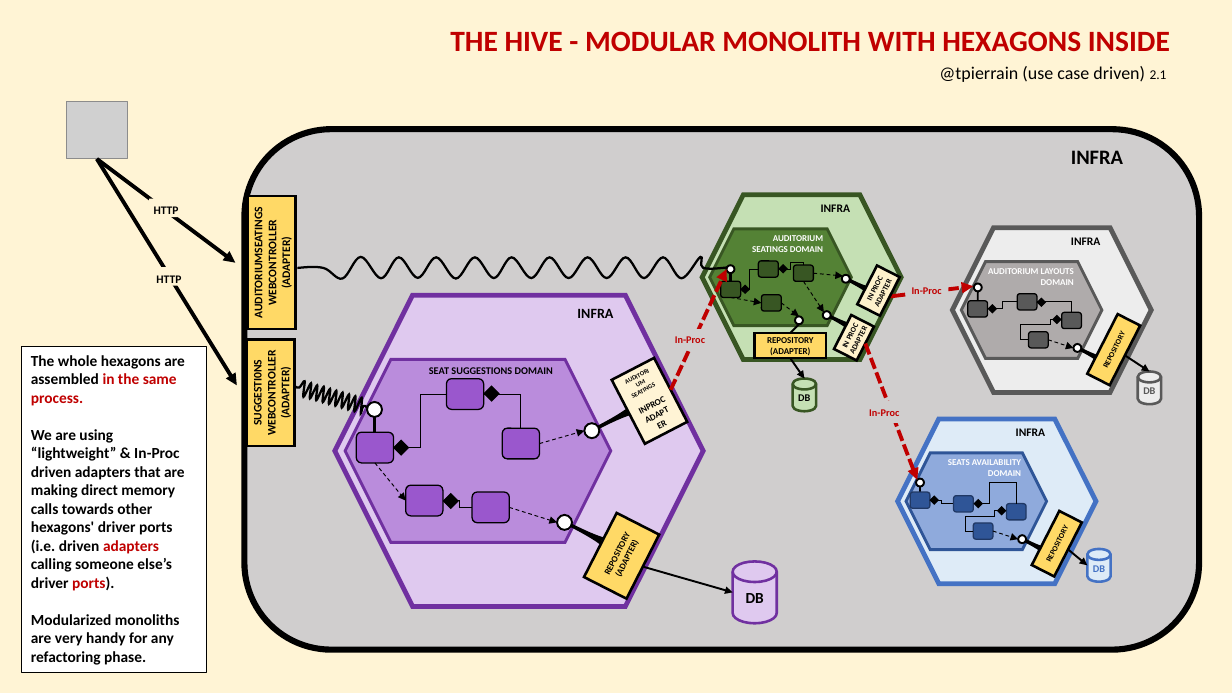
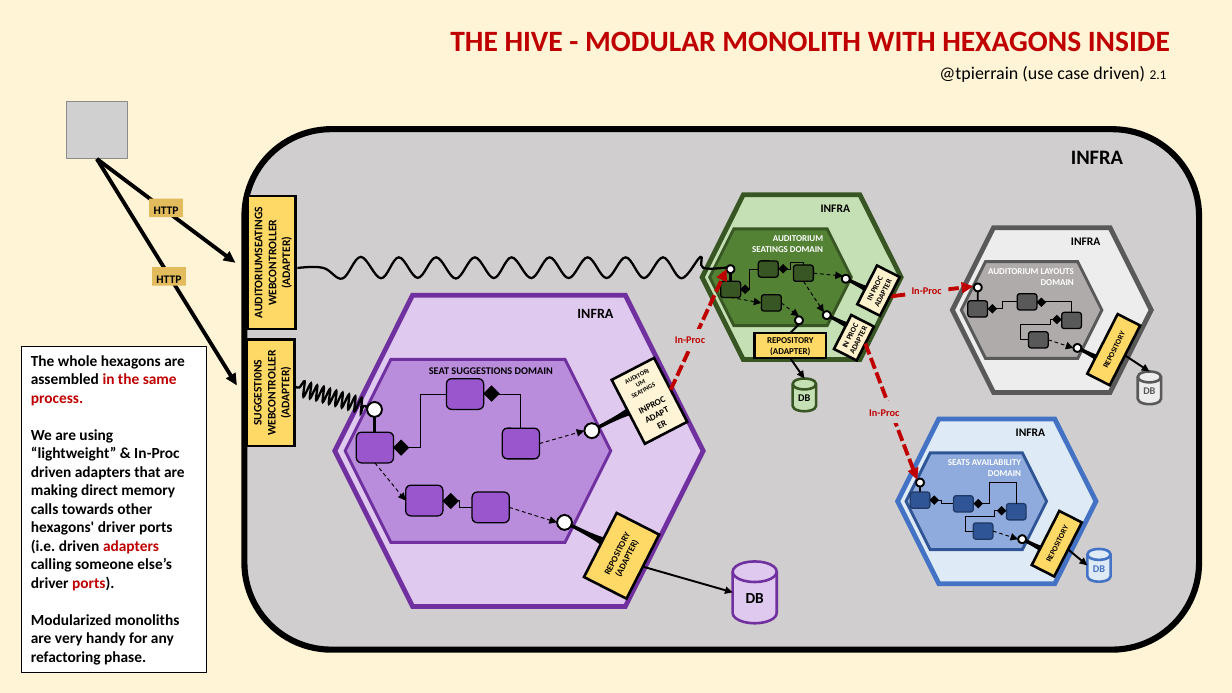
Before and after one commit to tpierrain/talk-hexagonal-and-beyond, a slide deck: slide 6 of HexagonalAndBeyond.pptx (slide 2 before the commit). Drawn at 1232x693 pixels with LibreOffice and Linux fonts; fonts in the diff are those of the drawing; grey boxes stand for pictures; background and template pictures are left out. Boxes give left, top, right and bottom in pixels: in the first picture for what was removed or moved away, otherwise in the second. Text is boxed around its words. In the diff, an @@ line names an element or a change of style, - is before the commit and + after.

```diff
--- a/HexagonalAndBeyond.pptx
+++ b/HexagonalAndBeyond.pptx
@@ rectangle "HTTP": place and size @@
-rectangle "HTTP" at (154, 206, 179, 218)
+rectangle "HTTP" at (149, 199, 183, 217)
@@ rectangle "HTTP" at (149, 199, 183, 217): fill none to #E2BB5C @@
@@ rectangle "HTTP": place and size @@
-rectangle "HTTP" at (156, 275, 181, 286)
+rectangle "HTTP" at (152, 267, 187, 286)
@@ rectangle "HTTP" at (152, 267, 187, 286): fill none to #E2BB5C @@
```
Also in this commit, not shown: 3 other slides changed, 3 slides added, 1 slide removed.
